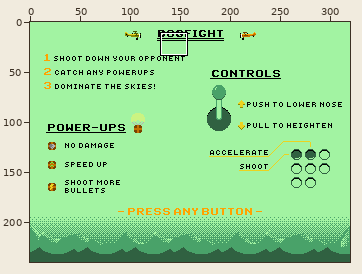
Pixel-art file -- GFX/infoscreen/dogfight/dogfight.aseprite. The picture above shows the old version from afar; the outline marks the close-up.
Close-up. Old version:
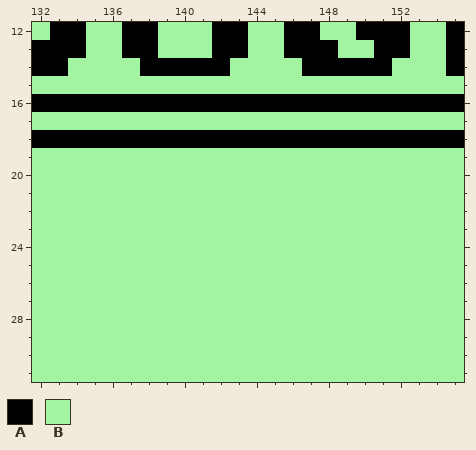
320x240 pixels, 1 frame. Shown: x 132..155, y 12..31. The commit also changed other parts of the picture, which this record leaves out.
Visible layers, top first: "Power-ups/Crates", "Power-ups/Powerups title", "Controls/Buttons", "Controls/Controls title", "Controls/lever/Lever labels", "Controls/lever/Lever", "Press any button", "Plane and banner", "Instructions/3", "Instructions/2", "Instructions/1", "Title", "Background".
Palette (. is transparent): A #000000  B #a2f3a2
Pixels before, first column x 132:
12 BAABBAABBBAABBAABBAAABBA
13 AAABBAABBBAABBAAABBAABBA
14 AABBBBAAAAABBBBAAAAABBBA
15 BBBBBBBBBBBBBBBBBBBBBBBB
16 AAAAAAAAAAAAAAAAAAAAAAAA
17 BBBBBBBBBBBBBBBBBBBBBBBB
18 AAAAAAAAAAAAAAAAAAAAAAAA
19 BBBBBBBBBBBBBBBBBBBBBBBB
20 BBBBBBBBBBBBBBBBBBBBBBBB
21 BBBBBBBBBBBBBBBBBBBBBBBB
22 BBBBBBBBBBBBBBBBBBBBBBBB
23 BBBBBBBBBBBBBBBBBBBBBBBB
24 BBBBBBBBBBBBBBBBBBBBBBBB
25 BBBBBBBBBBBBBBBBBBBBBBBB
26 BBBBBBBBBBBBBBBBBBBBBBBB
27 BBBBBBBBBBBBBBBBBBBBBBBB
28 BBBBBBBBBBBBBBBBBBBBBBBB
29 BBBBBBBBBBBBBBBBBBBBBBBB
30 BBBBBBBBBBBBBBBBBBBBBBBB
31 BBBBBBBBBBBBBBBBBBBBBBBB
The same view after the edit:
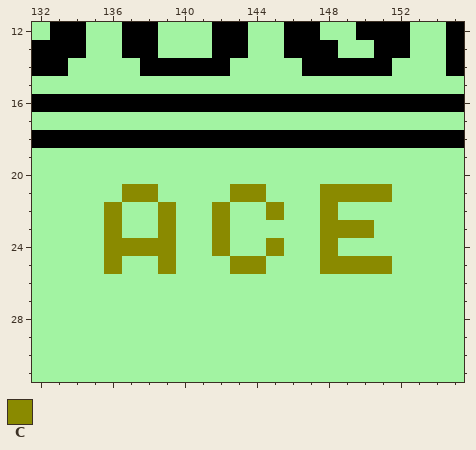
Colours new in this view: C #8a8a00
The exact change:
{"where": "layer \"Title\""}
{"y":21,"x":137,"old":"BB","new":"CC"}
{"y":21,"x":143,"old":"BB","new":"CC"}
{"y":21,"x":148,"old":"BBBB","new":"CCCC"}
{"y":22,"x":136,"old":"B","new":"C"}
{"y":22,"x":139,"old":"B","new":"C"}
{"y":22,"x":142,"old":"B","new":"C"}
{"y":22,"x":145,"old":"B","new":"C"}
{"y":22,"x":148,"old":"B","new":"C"}
{"y":23,"x":136,"old":"B","new":"C"}
{"y":23,"x":139,"old":"B","new":"C"}
{"y":23,"x":142,"old":"B","new":"C"}
{"y":23,"x":148,"old":"BBB","new":"CCC"}
{"y":24,"x":136,"old":"BBBB","new":"CCCC"}
{"y":24,"x":142,"old":"B","new":"C"}
{"y":24,"x":145,"old":"B","new":"C"}
{"y":24,"x":148,"old":"B","new":"C"}
{"y":25,"x":136,"old":"B","new":"C"}
{"y":25,"x":139,"old":"B","new":"C"}
{"y":25,"x":143,"old":"BB","new":"CC"}
{"y":25,"x":148,"old":"BBBB","new":"CCCC"}
{"label":"changed","picture_box":[104,184,392,274]}
